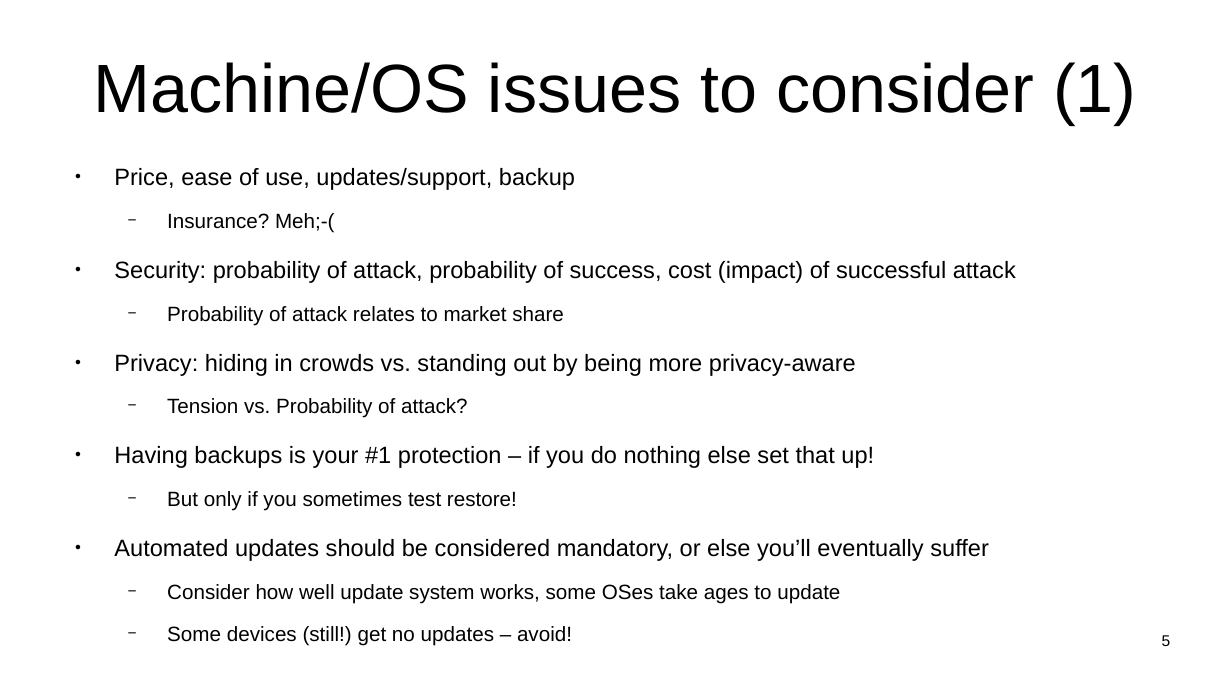
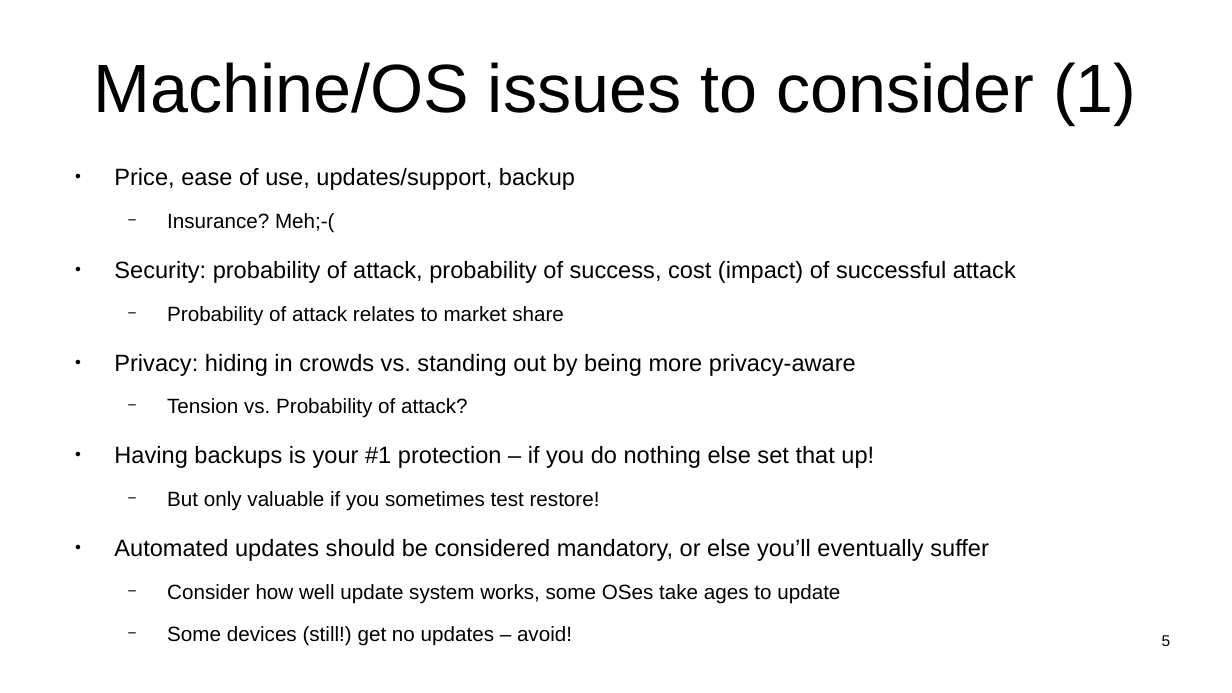
Before and after one commit to sftcd/witidtm, a slide deck: slide 5 of lectures/2021-2022/400-machines.odp. Drawn at 1232x693 pixels with LibreOffice and Linux fonts; fonts in the diff are those of the drawing. Boxes give left, top, right and bottom in pixels: in the first picture for what was removed or moved away, otherwise in the second. Text is boxed around its words. In the diff, an @@ line names an element or a change of style, - is before the commit and + after.

Commit message:
added machines

```diff
--- a/lectures/2021-2022/400-machines.odp
+++ b/lectures/2021-2022/400-machines.odp
@@ text at [167, 491, 600, 511]: text changed @@
-  − But only if you sometimes test restore!
+  − But only valuable if you sometimes test restore!
```
Also in this commit, not shown: 7 other slides changed, 3 other files.
